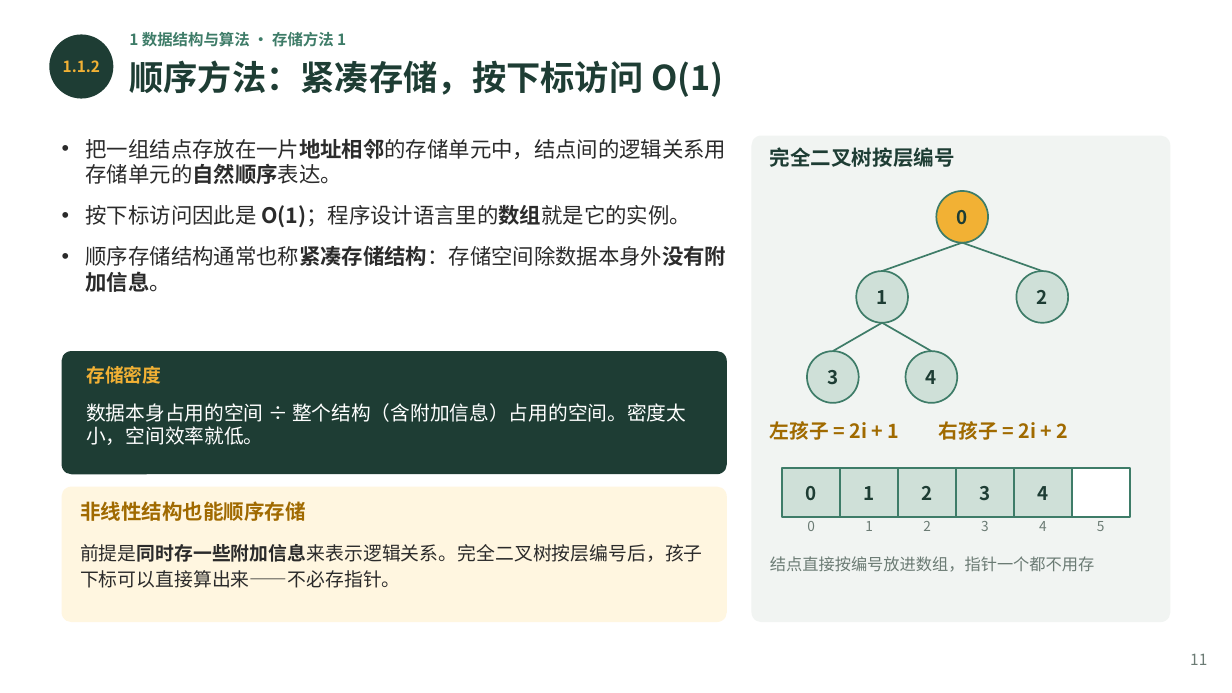
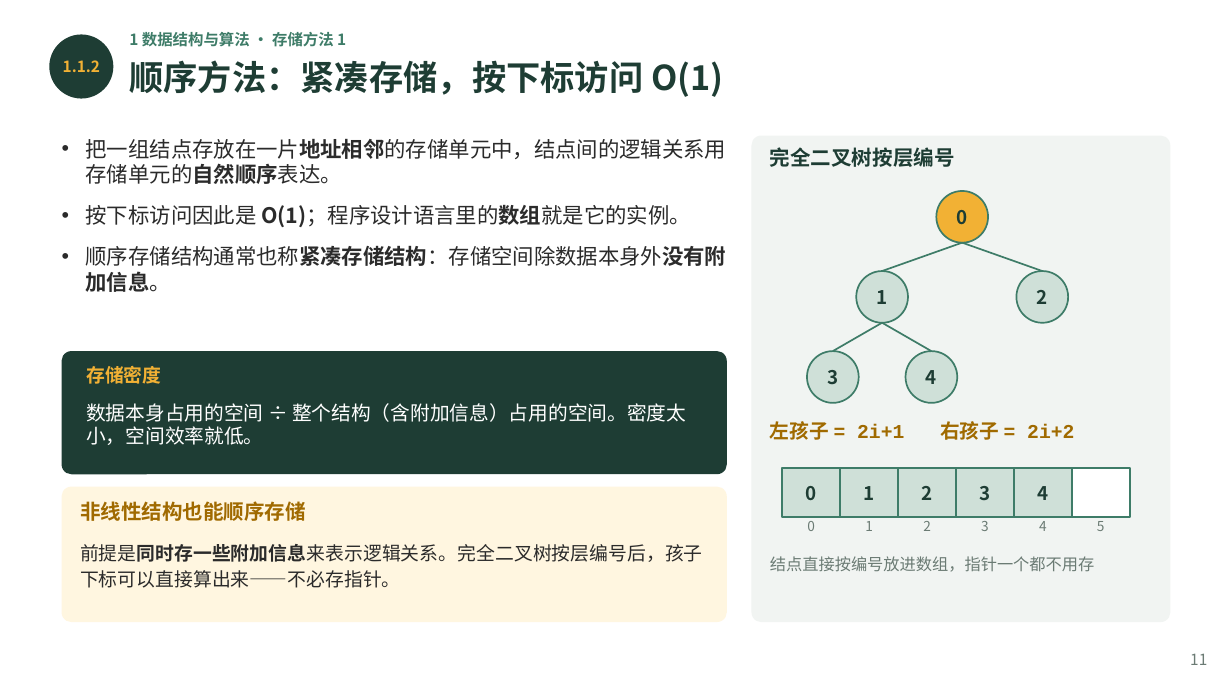
Before and after one commit to GMyhf/2026fall-cs201, a slide deck: slide 11 of courseware/202609_DSA_01_ADT_Floyd_Complexity.pptx. Drawn at 1232x693 pixels with LibreOffice and Linux fonts; fonts in the diff are those of the drawing. Boxes give left, top, right and bottom in pixels: in the first picture for what was removed or moved away, otherwise in the second. Text is boxed around its words. In the diff, an @@ line names an element or a change of style, - is before the commit and + after.

```diff
--- a/courseware/202609_DSA_01_ADT_Floyd_Complexity.pptx
+++ b/courseware/202609_DSA_01_ADT_Floyd_Complexity.pptx
@@ text at (x1=770, y1=421, x2=1074, y2=440): text changed; font Noto Sans CJK SC to Courier New @@
-左孩子 = 2i + 1 右孩子 = 2i + 2
+左孩子 = 2i+1 右孩子 = 2i+2
```
Also in this commit, not shown: 5 other slides changed, 25 other files.
